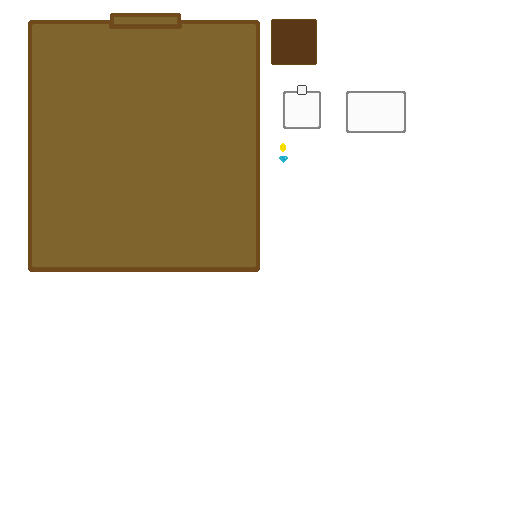
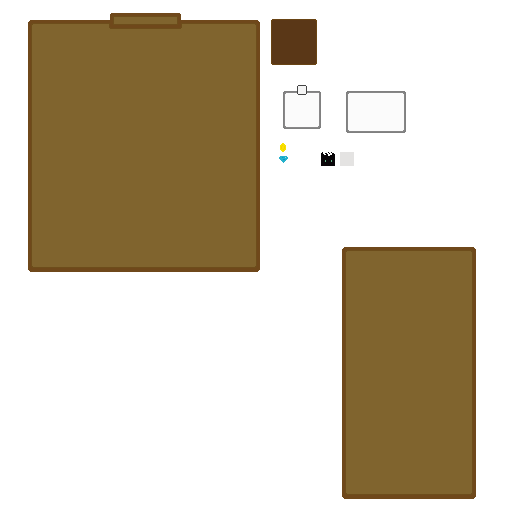
Layer changes from the first w=512, h=512 image to the second:
renamed "Calque 11(collé)" to "Calque 8(collé)", showed it, painted on it over 321, 152, 476, 499
painted on "Calque 6" over 321, 152, 476, 499
